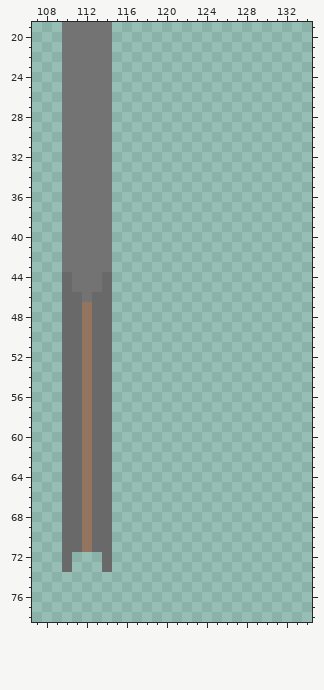
Pixel-art file: Assets/art/hamilton/HamiltonEast/LApp/Exports/LiamApartmentFurni.aseprite. This is how it looked before the edit.
375x270 pixels, 1 frame. Colours within 5 levels of each other are drawn and written as one. Shown: x 107..134, y 19..78.
New version:
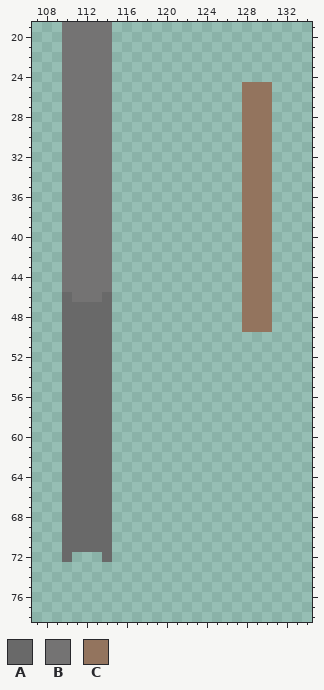
Palette (. is transparent): A #696969  B #747373  C #93745e
Edits made:
@@ x 107..134 @@
 24 ...BBBBB....................
-25 ...BBBBB....................
-26 ...BBBBB....................
-27 ...BBBBB....................
-28 ...BBBBB....................
-29 ...BBBBB....................
-30 ...BBBBB....................
-31 ...BBBBB....................
-32 ...BBBBB....................
-33 ...BBBBB....................
-34 ...BBBBB....................
-35 ...BBBBB....................
-36 ...BBBBB....................
-37 ...BBBBB....................
-38 ...BBBBB....................
-39 ...BBBBB....................
-40 ...BBBBB....................
-41 ...BBBBB....................
-42 ...BBBBB....................
-43 ...BBBBB....................
-44 ...ABBBA....................
-45 ...ABBBA....................
-46 ...AABAA....................
-47 ...AACAA....................
-48 ...AACAA....................
-49 ...AACAA....................
-50 ...AACAA....................
-51 ...AACAA....................
-52 ...AACAA....................
-53 ...AACAA....................
-54 ...AACAA....................
-55 ...AACAA....................
-56 ...AACAA....................
-57 ...AACAA....................
-58 ...AACAA....................
-59 ...AACAA....................
-60 ...AACAA....................
-61 ...AACAA....................
-62 ...AACAA....................
-63 ...AACAA....................
-64 ...AACAA....................
-65 ...AACAA....................
-66 ...AACAA....................
-67 ...AACAA....................
-68 ...AACAA....................
-69 ...AACAA....................
-70 ...AACAA....................
-71 ...AACAA....................
+25 ...BBBBB.............CCC....
+26 ...BBBBB.............CCC....
+27 ...BBBBB.............CCC....
+28 ...BBBBB.............CCC....
+29 ...BBBBB.............CCC....
+30 ...BBBBB.............CCC....
+31 ...BBBBB.............CCC....
+32 ...BBBBB.............CCC....
+33 ...BBBBB.............CCC....
+34 ...BBBBB.............CCC....
+35 ...BBBBB.............CCC....
+36 ...BBBBB.............CCC....
+37 ...BBBBB.............CCC....
+38 ...BBBBB.............CCC....
+39 ...BBBBB.............CCC....
+40 ...BBBBB.............CCC....
+41 ...BBBBB.............CCC....
+42 ...BBBBB.............CCC....
+43 ...BBBBB.............CCC....
+44 ...BBBBB.............CCC....
+45 ...BBBBB.............CCC....
+46 ...ABBBA.............CCC....
+47 ...AAAAA.............CCC....
+48 ...AAAAA.............CCC....
+49 ...AAAAA.............CCC....
+50 ...AAAAA....................
+51 ...AAAAA....................
+52 ...AAAAA....................
+53 ...AAAAA....................
+54 ...AAAAA....................
+55 ...AAAAA....................
+56 ...AAAAA....................
+57 ...AAAAA....................
+58 ...AAAAA....................
+59 ...AAAAA....................
+60 ...AAAAA....................
+61 ...AAAAA....................
+62 ...AAAAA....................
+63 ...AAAAA....................
+64 ...AAAAA....................
+65 ...AAAAA....................
+66 ...AAAAA....................
+67 ...AAAAA....................
+68 ...AAAAA....................
+69 ...AAAAA....................
+70 ...AAAAA....................
+71 ...AAAAA....................
 72 ...A...A....................
-73 ...A...A....................
+73 ............................
 74 ............................
Changed places in both pictures, as pixel boxes (x1, y1, x2, y2):
added: (242, 82, 272, 332)
changed: (62, 272, 112, 572)
